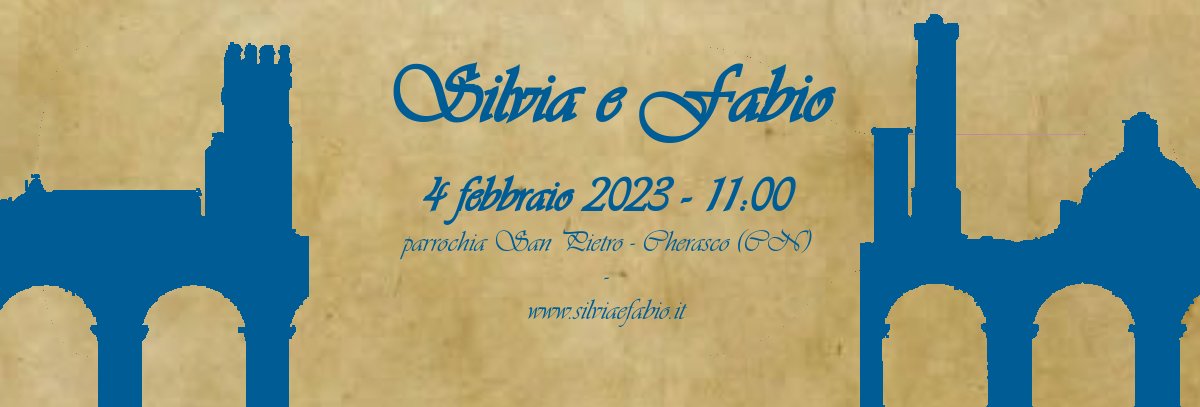
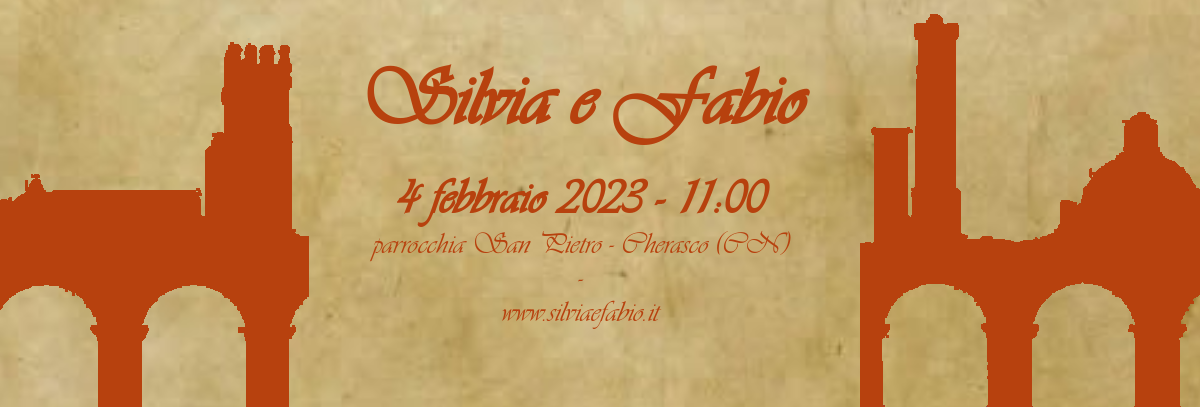
The second w=1200, h=407 image is a revision of the first. Changes to its layers:
painted on "Silvia e Fabio ..." over left=367, top=62, right=836, bottom=329
painted on "Pasted Layer #3" over left=0, top=14, right=1200, bottom=407
removed layer "Pasted Layer" over left=36, top=46, right=1182, bottom=357
